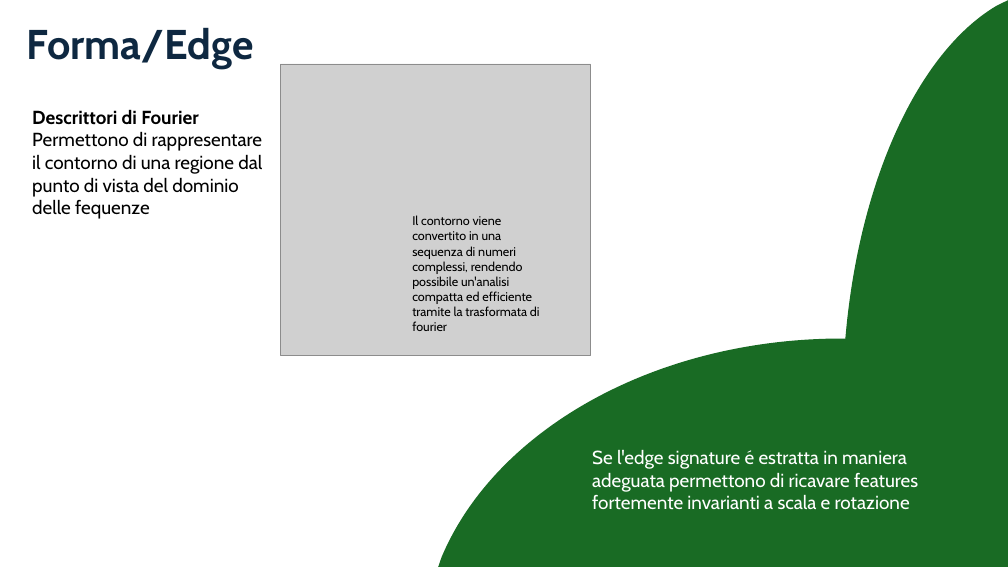
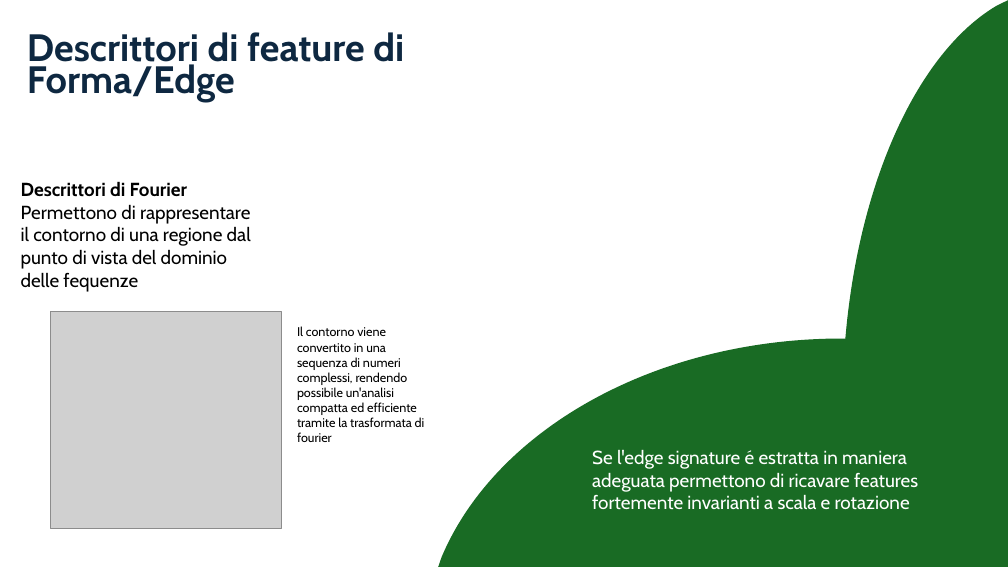
Before and after one commit to aleeteo/leaf_ID, a slide deck: slide 30 of presentazione/ProjectLeafWIP.pptx (slide 26 before the commit). Drawn at 1008x567 pixels with LibreOffice and Linux fonts; fonts in the diff are those of the drawing; grey boxes stand for pictures. Boxes give left, top, right and bottom in pixels: in the first picture for what was removed or moved away, otherwise in the second. Text is boxed around its words. In the diff, an @@ line names an element or a change of style, - is before the commit and + after.

```diff
--- a/presentazione/ProjectLeafWIP.pptx
+++ b/presentazione/ProjectLeafWIP.pptx
@@ title removed at box(27, 27, 254, 69) @@
-Forma/Edge
@@ text added at box(27, 32, 404, 102), 36.3 pt, text #0E2841, bold @@
+Descrittori di feature di Forma/Edge
@@ text "Descrittori di Fourier": place and size @@
-text "Descrittori di Fourier" at box(32, 109, 262, 219)
+text "Descrittori di Fourier" at box(21, 181, 251, 292)
@@ picture: place and size @@
-picture at box(281, 64, 591, 355)
+picture at box(51, 312, 281, 529)
@@ text "Il contorno viene convertito in ...": place and size @@
-text "Il contorno viene convertito in ..." at box(412, 215, 540, 331)
+text "Il contorno viene convertito in ..." at box(297, 326, 425, 442)
```
Also in this commit, not shown: 7 other slides changed, 9 slides added, 2 slides removed.
